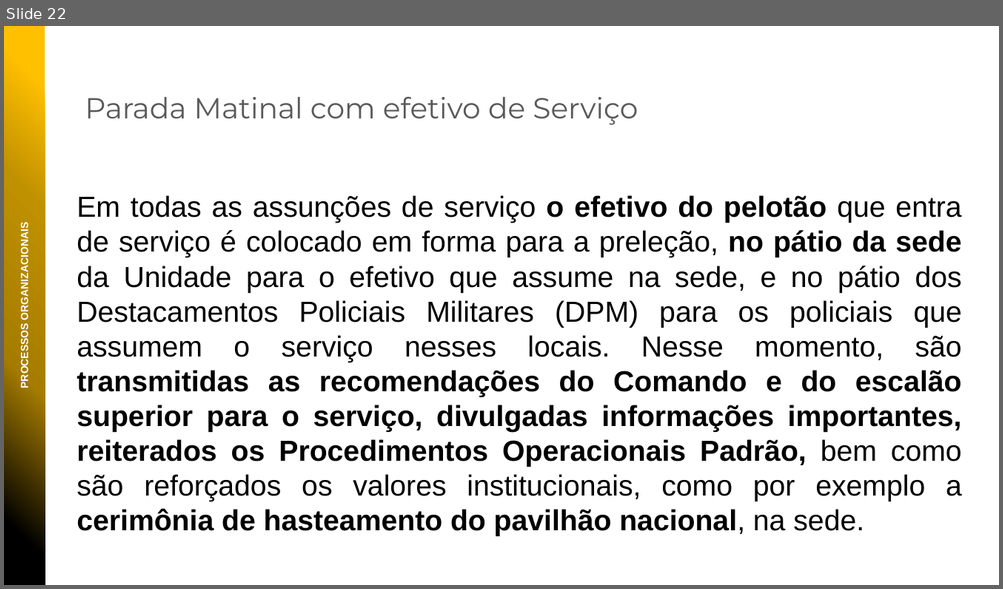
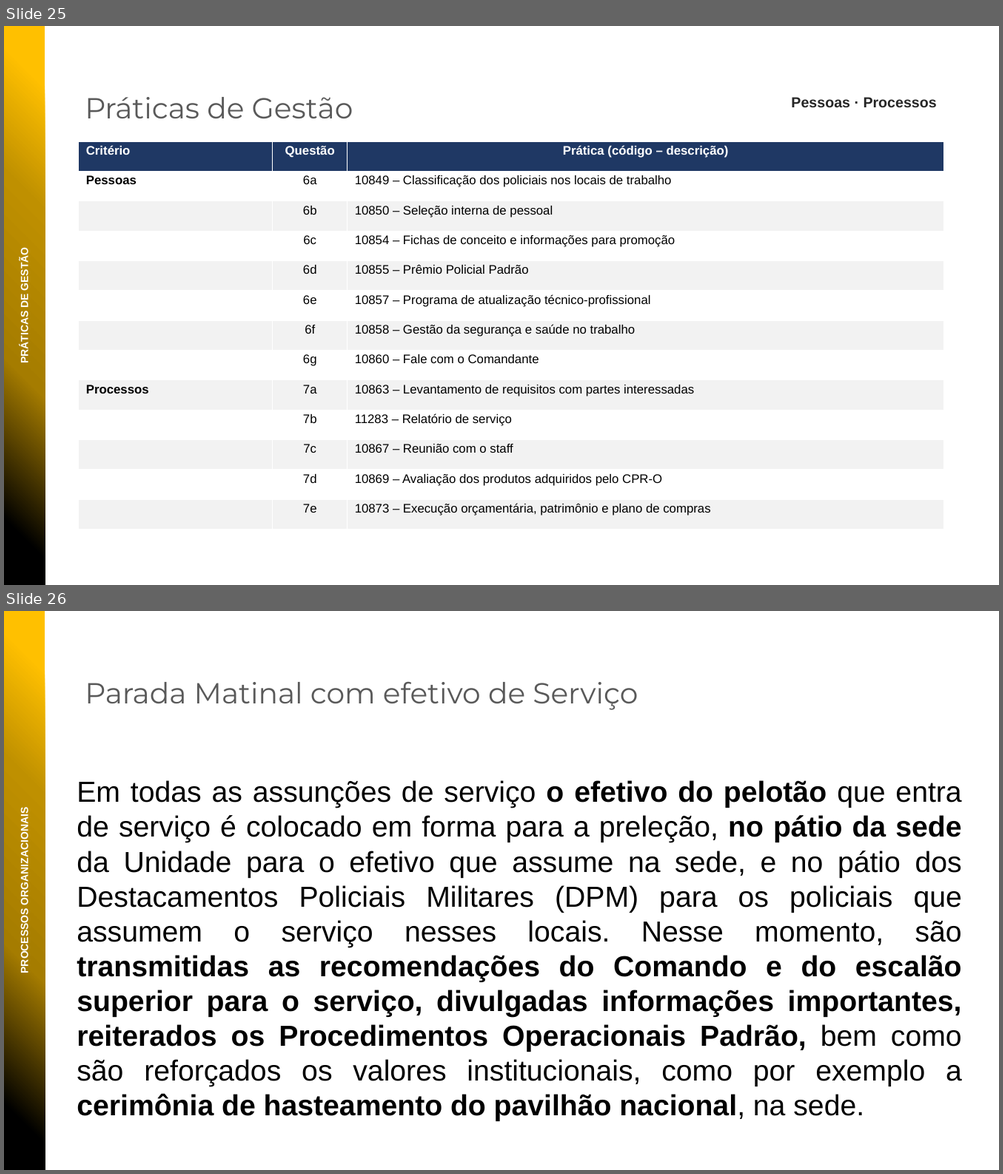
Before and after one commit to niltonbmg/CPOI, a slide deck: apresentacoes/PPMGQ_2026_27BPM.pptx. Shown one above the other, each under a label of ours: slide 22 before the commit, slides 25 and 26 after it. The pictures are 1003x589 and 1003x1174 pixels, drawn with LibreOffice and Linux fonts; fonts in the diff are those of the drawing; background and template pictures are left out. Boxes give left, top, right and bottom in pixels: in the first picture for what was removed or moved away, otherwise in the second. Text is boxed around its words. In the diff, an @@ line names an element or a change of style, - is before the commit and + after.

```diff
--- a/apresentacoes/PPMGQ_2026_27BPM.pptx
+++ b/apresentacoes/PPMGQ_2026_27BPM.pptx
@@ slide 25 added at box(4, 26, 999, 585), background picture (left out) @@
@@ rectangle added at box(4, 26, 45, 585), fill gradient #000000 to #A57C00 to #BF9000 to #FFC000 @@
@@ text added at box(85, 97, 353, 118), 28 pt, text #595959 @@
+Práticas de Gestão
@@ text added at box(791, 97, 936, 107), 14 pt, text #262626, bold @@
+Pessoas · Processos
@@ table added at box(79, 141, 944, 530), 13 rows, 3 columns @@
+Critério | Questão | Prática (código – descrição)
+Pessoas | 6a | 10849 – Classificação dos policiais nos locais de trabalho
+ | 6b | 10850 – Seleção interna de pessoal
+ | 6c | 10854 – Fichas de conceito e informações para promoção
+ | 6d | 10855 – Prêmio Policial Padrão
+ | 6e | 10857 – Programa de atualização técnico-profissional
+ | 6f | 10858 – Gestão da segurança e saúde no trabalho
+ | 6g | 10860 – Fale com o Comandante
+Processos | 7a | 10863 – Levantamento de requisitos com partes interessadas
+ | 7b | 11283 – Relatório de serviço
+ | 7c | 10867 – Reunião com o staff
+ | 7d | 10869 – Avaliação dos produtos adquiridos pelo CPR-O
+ | 7e | 10873 – Execução orçamentária, patrimônio e plano de compras
@@ text added at box(19, 251, 31, 362), 10 pt, text #FFFFFF, bold @@
+PRÁTICAS DE GESTÃO
@@ what was slide 22 is now slide 26 @@
```
Also in this commit, not shown: 1 slide changed, 8 other slides added.
